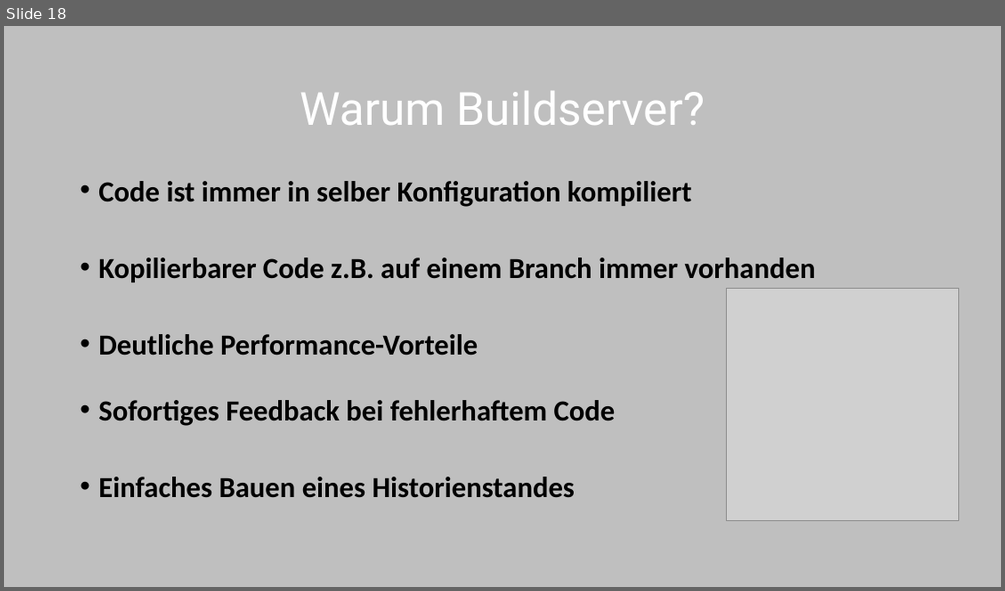
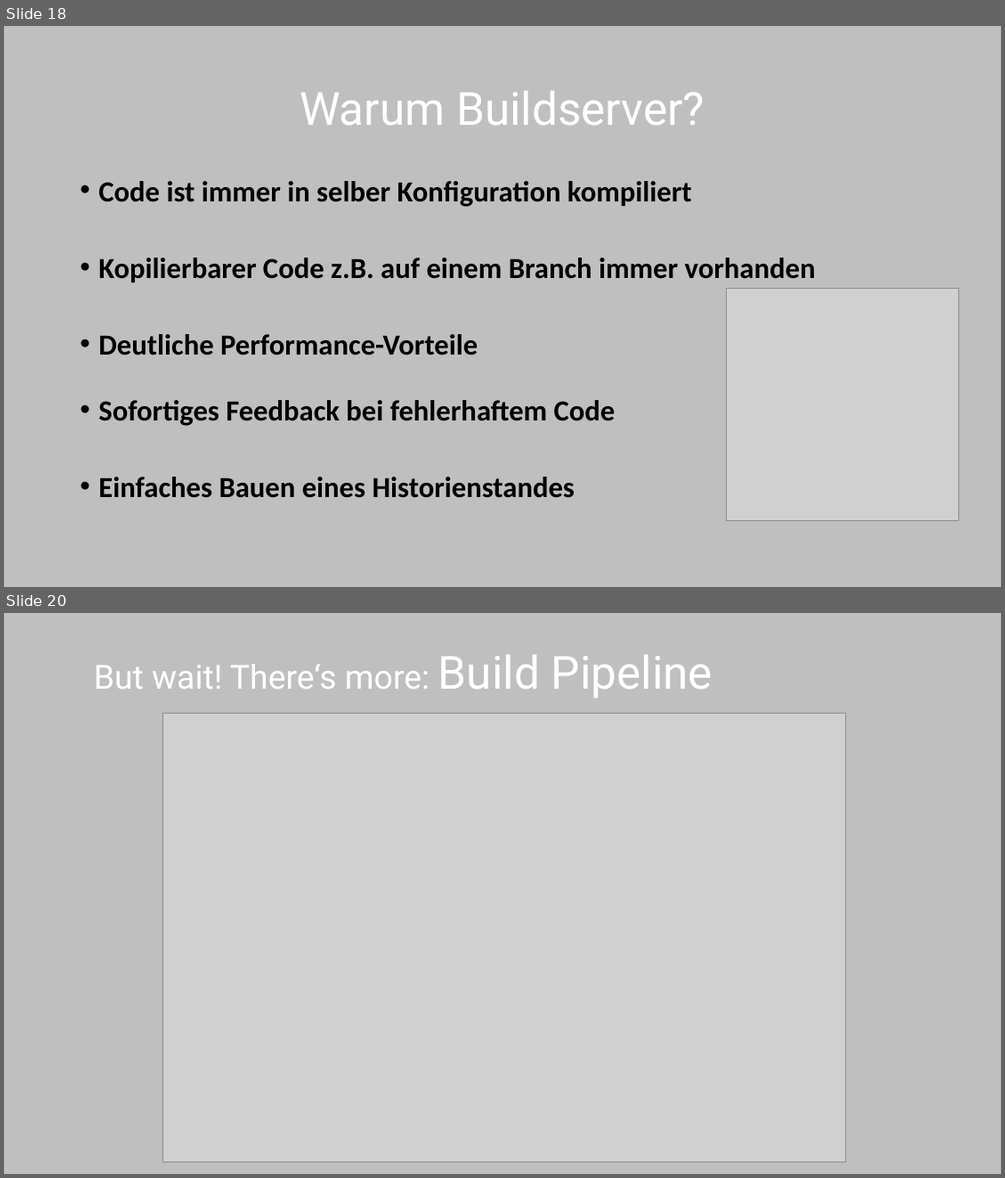
Before and after one commit to SvnGpsk/SchulungBS14, a slide deck: Abgabe/Schulungspräsentation.pptx. Shown one above the other, each under a label of ours: slide 18 before the commit, slides 18 and 20 after it; the slides between them are not shown. The pictures are 1005x591 and 1005x1178 pixels, drawn with LibreOffice and Linux fonts; fonts in the diff are those of the drawing; grey boxes stand for pictures. Boxes give left, top, right and bottom in pixels: in the first picture for what was removed or moved away, otherwise in the second. Text is boxed around its words. In the diff, an @@ line names an element or a change of style, - is before the commit and + after.

```diff
--- a/Abgabe/Schulungspräsentation.pptx
+++ b/Abgabe/Schulungspräsentation.pptx
@@ slide 20 added at box(4, 613, 1001, 1174), background #BFBFBF @@
@@ text added at box(94, 655, 712, 698), 32 pt, text #FFFFFF @@
+But wait! There‘s more: Build Pipeline
@@ picture added at box(163, 714, 846, 1162) @@
```
Also in this commit, not shown: 3 other slides added.
